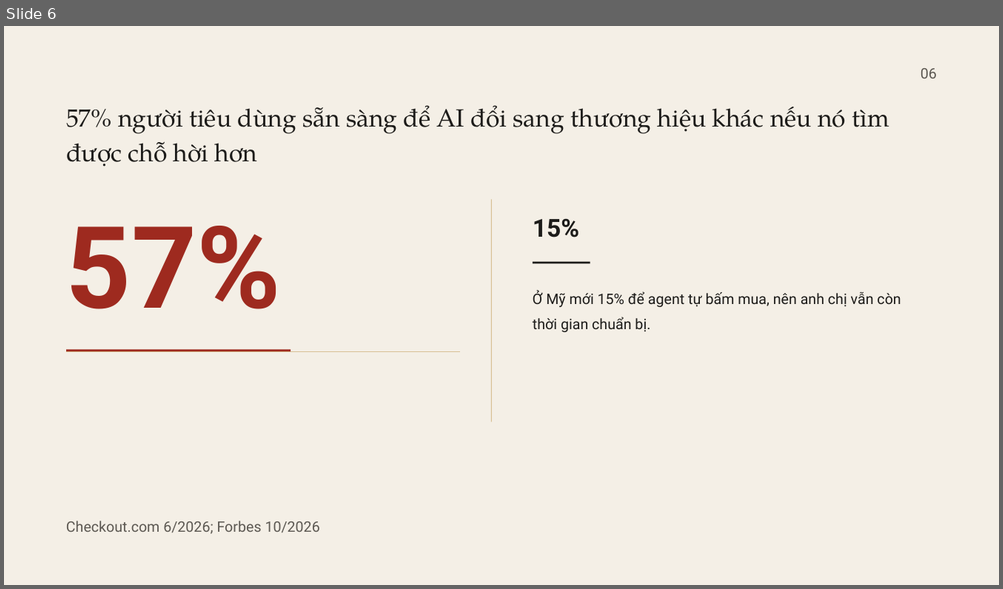
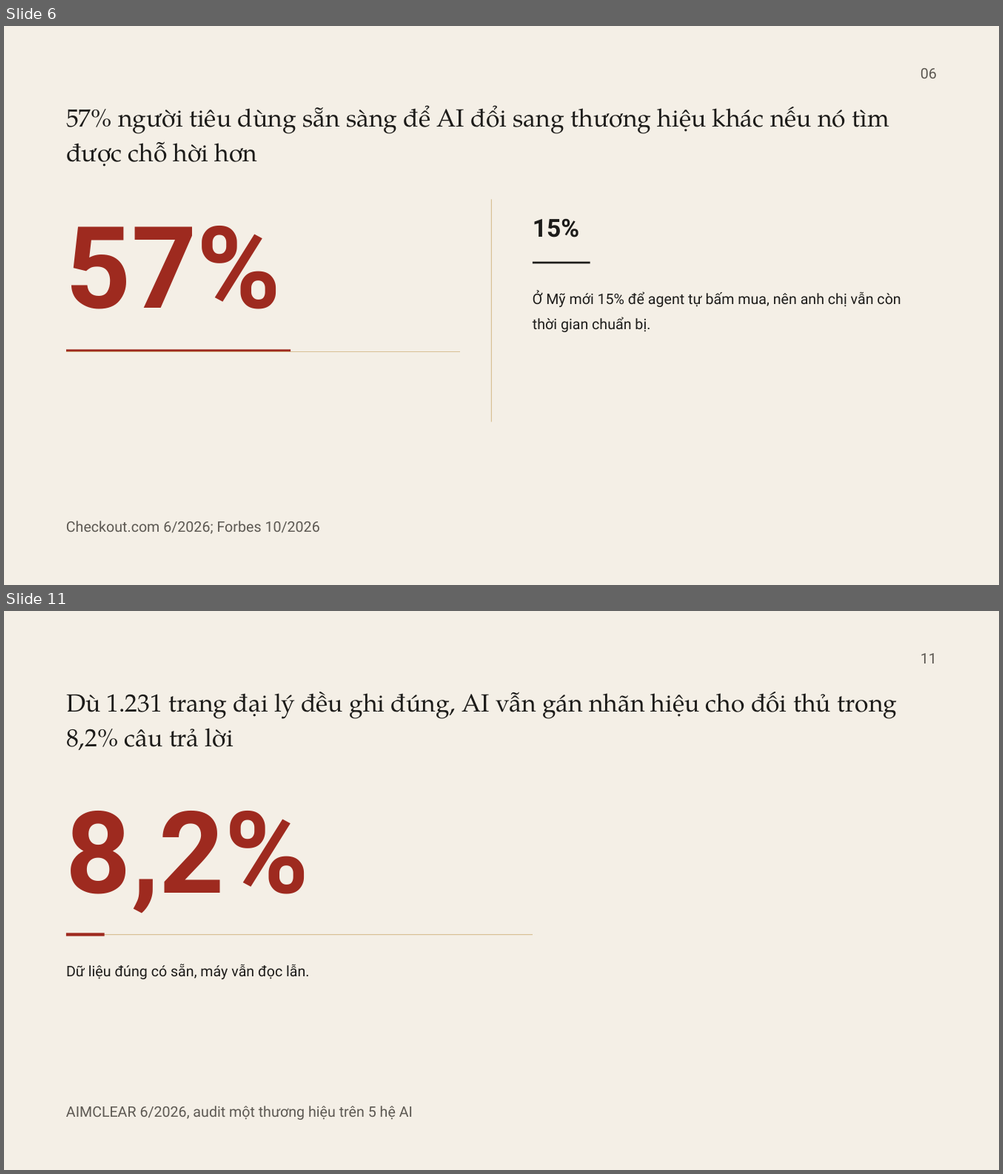
Before and after one commit to fyzdfyzd/linhx-engine, a slide deck: viec/lab130-slide-nhieu-vong/thiet-ke/v8/CSMO26_T21_v8.pptx. Shown one above the other, each under a label of ours: slide 6 before the commit, slides 6 and 11 after it; the slides between them are not shown. The pictures are 1003x589 and 1003x1174 pixels, drawn with LibreOffice and Linux fonts; fonts in the diff are those of the drawing. Boxes give left, top, right and bottom in pixels: in the first picture for what was removed or moved away, otherwise in the second. Text is boxed around its words. In the diff, an @@ line names an element or a change of style, - is before the commit and + after.

Commit message:
LAB130 v8: dựng đợt 2 (slide 7-12)

```diff
--- a/viec/lab130-slide-nhieu-vong/thiet-ke/v8/CSMO26_T21_v8.pptx
+++ b/viec/lab130-slide-nhieu-vong/thiet-ke/v8/CSMO26_T21_v8.pptx
@@ slide 11 added at (x1=4, y1=611, x2=999, y2=1170), background #F4EFE6 @@
@@ text added at (x1=920, y1=653, x2=936, y2=664), 14 pt, text #5C5852 @@
+11
@@ text added at (x1=66, y1=692, x2=897, y2=750), 24 pt, text #1C1B19 @@
+Dù 1.231 trang đại lý đều ghi đúng, AI vẫn gán nhãn hiệu cho đối thủ trong 8,2% câu trả lời
@@ text added at (x1=66, y1=811, x2=309, y2=914), 110 pt, text #9E2A1F, bold @@
+8,2%
@@ rectangle added at (x1=66, y1=935, x2=532, y2=936), fill #C9A86A @@
@@ rectangle added at (x1=66, y1=934, x2=104, y2=937), fill #9E2A1F @@
@@ text added at (x1=66, y1=964, x2=309, y2=980), 14 pt, text #1C1B19 @@
+Dữ liệu đúng có sẵn, máy vẫn đọc lẫn.
@@ text added at (x1=66, y1=1106, x2=412, y2=1120), 14 pt, text #5C5852 @@
+AIMCLEAR 6/2026, audit một thương hiệu trên 5 hệ AI
```
Also in this commit, not shown: 5 other slides added, 19 other files.
